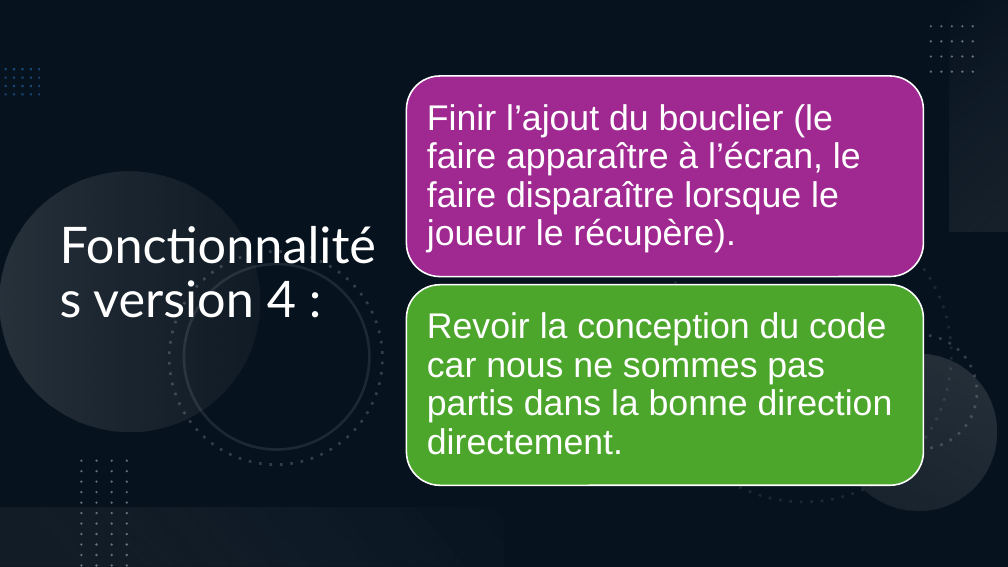
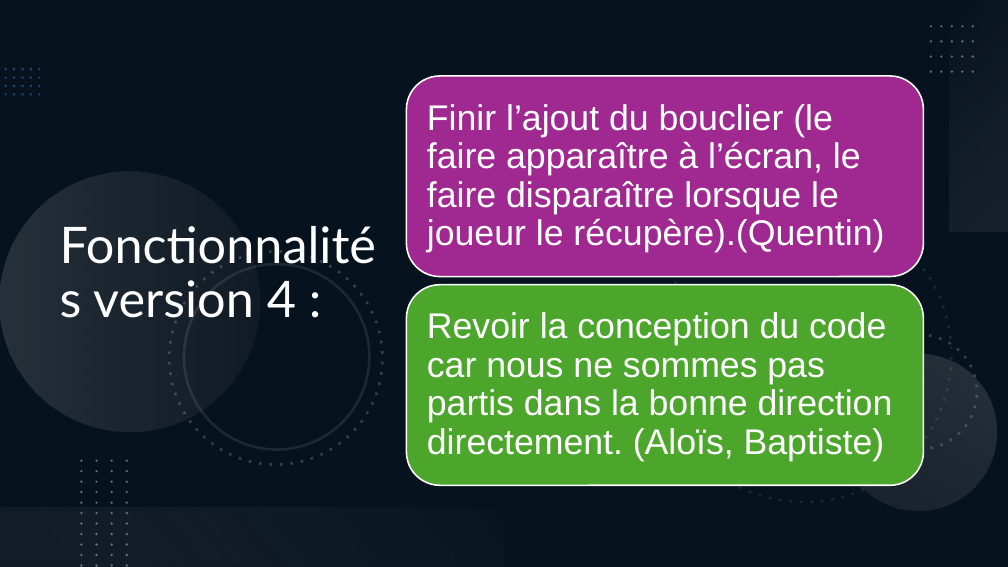
Before and after one commit to Packingdustry/2024_Zeldiablo_massoncl1u_delaborde2u_e2074u_marti1228u_e2920u, a slide deck: slide 5 of SAE_2.01.pptx. Drawn at 1008x567 pixels with LibreOffice and Linux fonts; fonts in the diff are those of the drawing. Boxes give left, top, right and bottom in pixels: in the first picture for what was removed or moved away, otherwise in the second. Text is boxed around its words. In the diff, an @@ line names an element or a change of style, - is before the commit and + after.

```diff
--- a/SAE_2.01.pptx
+++ b/SAE_2.01.pptx
@@ text at (427,104,884,252): text changed @@
-Finir l’ajout du bouclier (le faire apparaître à l’écran, le faire disparaître lorsque le joueur le récupère).
+Finir l’ajout du bouclier (le faire apparaître à l’écran, le faire disparaître lorsque le joueur le récupère).(Quentin)
@@ text at (427,312,893,461): text changed @@
-Revoir la conception du code car nous ne sommes pas partis dans la bonne direction directement.
+Revoir la conception du code car nous ne sommes pas partis dans la bonne direction directement. (Aloïs, Baptiste)
```
Also in this commit, not shown: 3 other slides changed, 1 slide added, 1 other file.
